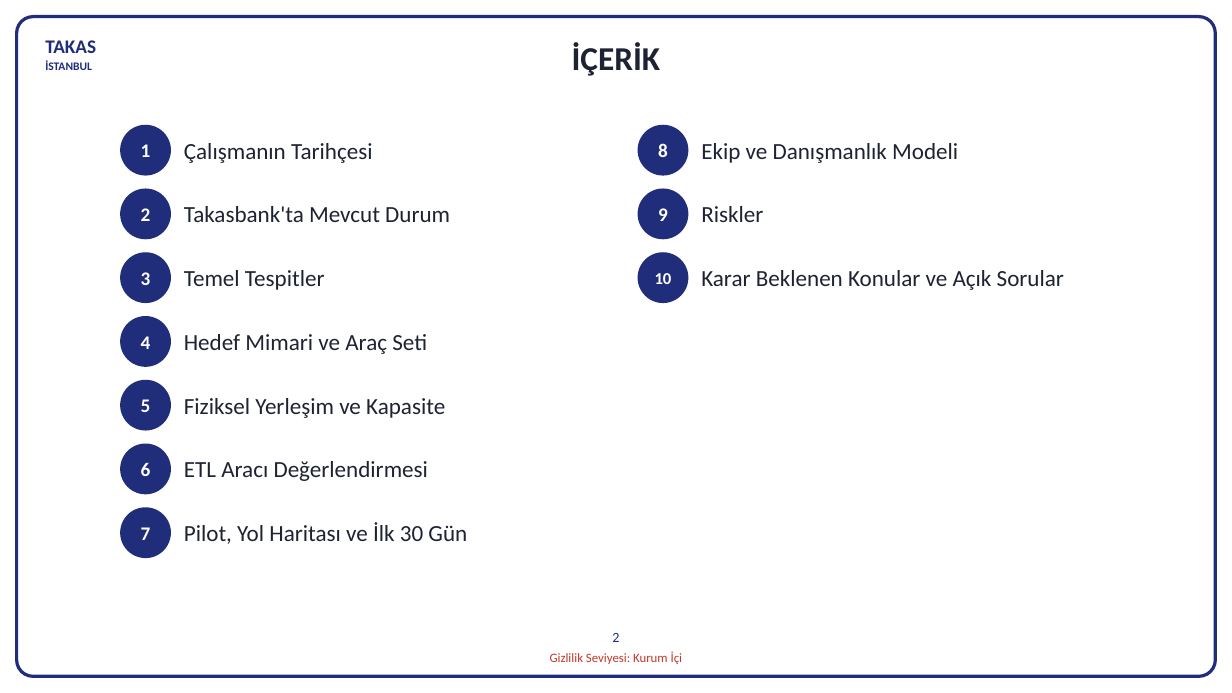
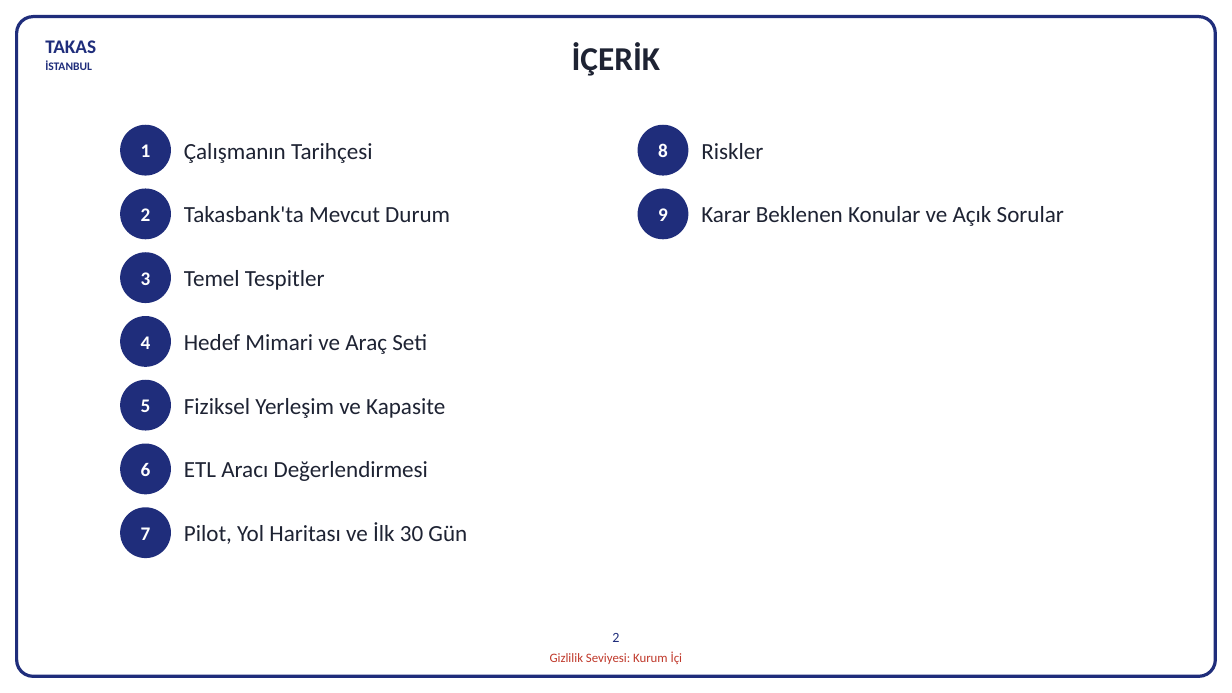
Before and after one commit to hanifidemirel0/Cursor-Projects, a slide deck: slide 2 of outputs/dwh-sunum-kasim-2026/5 - DWHSunum_Kasim2026.pptx. Drawn at 1232x693 pixels with LibreOffice and Linux fonts; fonts in the diff are those of the drawing. Boxes give left, top, right and bottom in pixels: in the first picture for what was removed or moved away, otherwise in the second. Text is boxed around its words. In the diff, an @@ line names an element or a change of style, - is before the commit and + after.

```diff
--- a/outputs/dwh-sunum-kasim-2026/5 - DWHSunum_Kasim2026.pptx
+++ b/outputs/dwh-sunum-kasim-2026/5 - DWHSunum_Kasim2026.pptx
@@ text "Riskler": place and size @@
-text "Riskler" at box(701, 206, 763, 222)
+text "Riskler" at box(701, 143, 763, 159)
@@ text removed at box(701, 143, 958, 163) @@
-Ekip ve Danışmanlık Modeli
@@ text "Karar Beklenen Konular ve Açık ...": place and size @@
-text "Karar Beklenen Konular ve Açık ..." at box(701, 270, 1064, 290)
+text "Karar Beklenen Konular ve Açık ..." at box(701, 206, 1064, 226)
@@ ellipse removed at box(638, 252, 689, 303) @@
-10
```
Also in this commit, not shown: 3 other slides changed, 1 slide removed, 3 other files.
